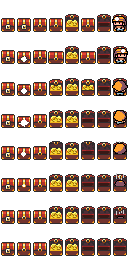
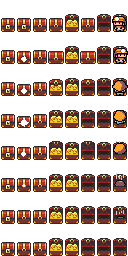
Layer changes from the first 128×256 image to the second:
painted on "Fondo" over [82, 85, 94, 90]
